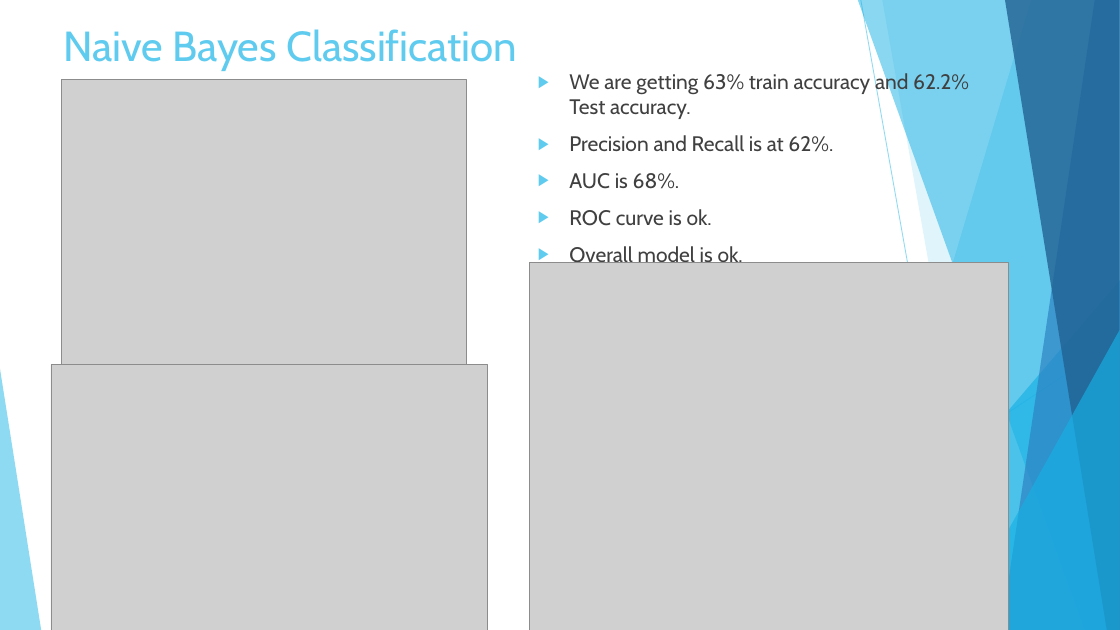
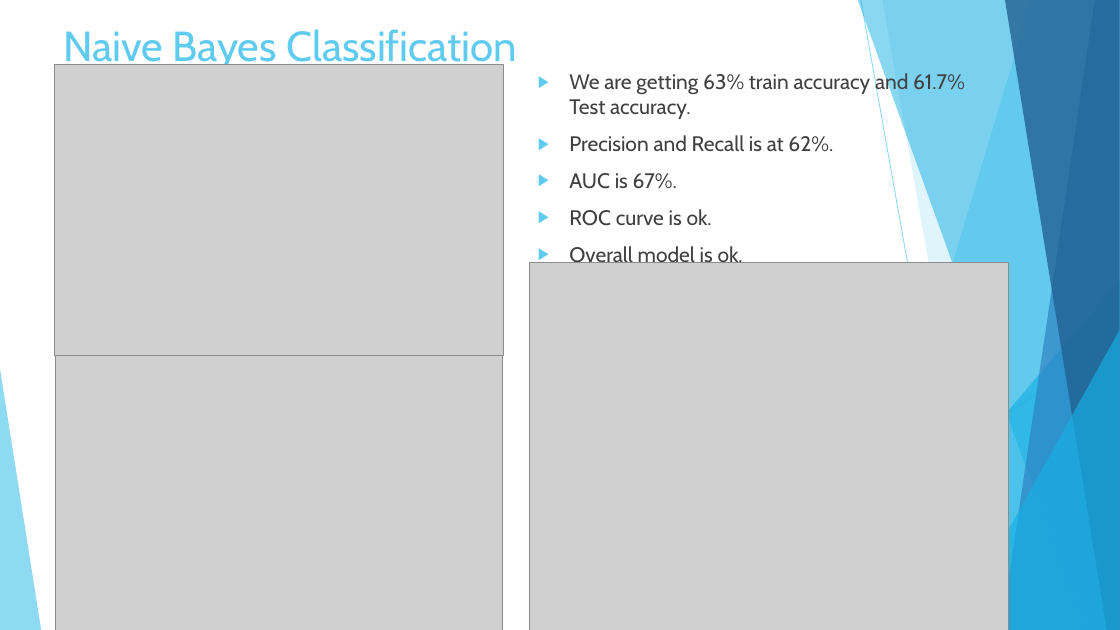
Before and after one commit to meghrajkonduskar/In-Drive-Coupon-Recommendation-Project, a slide deck: slide 18 of In Drive Coupon Recommendation.pptx. Drawn at 1120x630 pixels with LibreOffice and Linux fonts; fonts in the diff are those of the drawing; grey boxes stand for pictures. Boxes give left, top, right and bottom in pixels: in the first picture for what was removed or moved away, otherwise in the second. Text is boxed around its words. In the diff, an @@ line names an element or a change of style, - is before the commit and + after.

```diff
--- a/In Drive Coupon Recommendation.pptx
+++ b/In Drive Coupon Recommendation.pptx
@@ picture: place and size @@
-picture at <box>61,79,466,392</box>
+picture at <box>55,65,502,356</box>
@@ text at <box>569,71,965,119</box>: text changed @@
-▶ We are getting 63% train accuracy and 62.2% Test accuracy.
+▶ We are getting 63% train accuracy and 61.7% Test accuracy.
@@ text at <box>569,173,677,189</box>: text changed @@
-▶ AUC is 68%.
+▶ AUC is 67%.
@@ picture: place and size @@
-picture at <box>51,365,488,630</box>
+picture at <box>55,355,502,630</box>
```
Also in this commit, not shown: 10 other slides changed, 22 other files.
